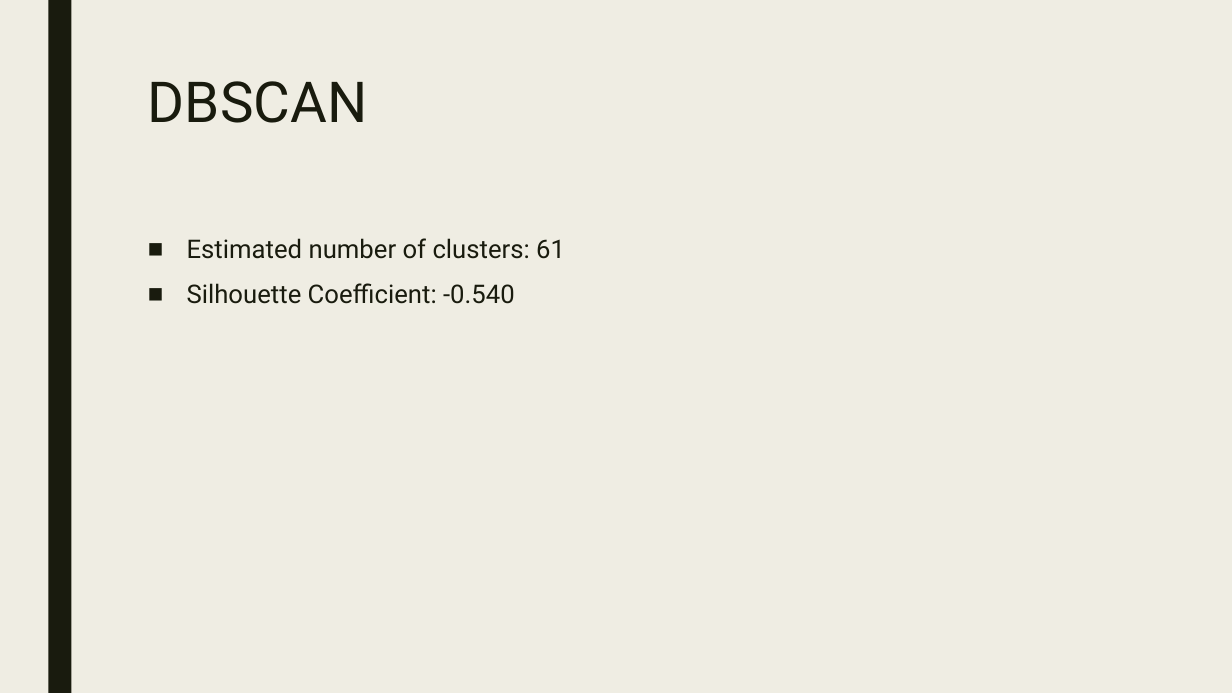
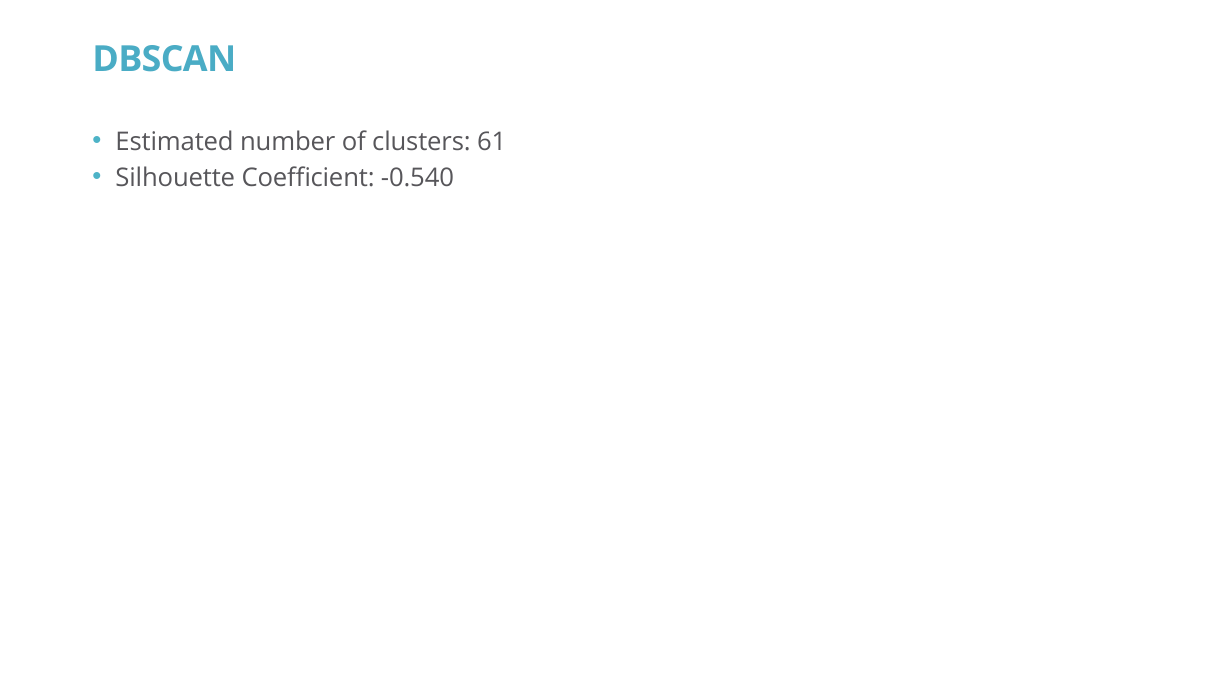
Before and after one commit to Invigor/DAT8SYDProject, a slide deck: slide 18 of DAT8SYD Project.pptx. Drawn at 1232x693 pixels with LibreOffice and Linux fonts; fonts in the diff are those of the drawing; background and template pictures are left out. Boxes give left, top, right and bottom in pixels: in the first picture for what was removed or moved away, otherwise in the second. Text is boxed around its words. In the diff, an @@ line names an element or a change of style, - is before the commit and + after.

```diff
--- a/DAT8SYD Project.pptx
+++ b/DAT8SYD Project.pptx
@@ background #EFEDE3 to #FFFFFF @@
@@ rectangle removed at <box>48,0,71,693</box> @@
@@ title "DBSCAN": place and size @@
-title "DBSCAN" at <box>148,81,368,123</box>
+title "DBSCAN" at <box>92,45,236,72</box>
@@ title "DBSCAN" at <box>92,45,236,72</box>: size 44 to 28 pt, font Roboto to Open Sans, text colour #191B0E to #4AACC5, letter spacing 0 to -0.5 pt, bold on; line spacing 0.89 to 0.86; vertical alignment top to middle @@
@@ text "Estimated number of clusters: 61": place and size @@
-text "Estimated number of clusters: 61" at <box>187,238,565,304</box>
+text "Estimated number of clusters: 61" at <box>115,130,506,187</box>
@@ text "Estimated number of clusters: 61" at <box>115,130,506,187</box>: font Roboto to Open Sans, text colour #191B0E to #57565A, letter spacing 0 to -0.1 pt; bullet ■ to •; line spacing 0.94 to 1; less space between paragraphs @@
```
Also in this commit, not shown: 15 other slides changed, 3 slides added, 2 slides removed, 1 other file.
